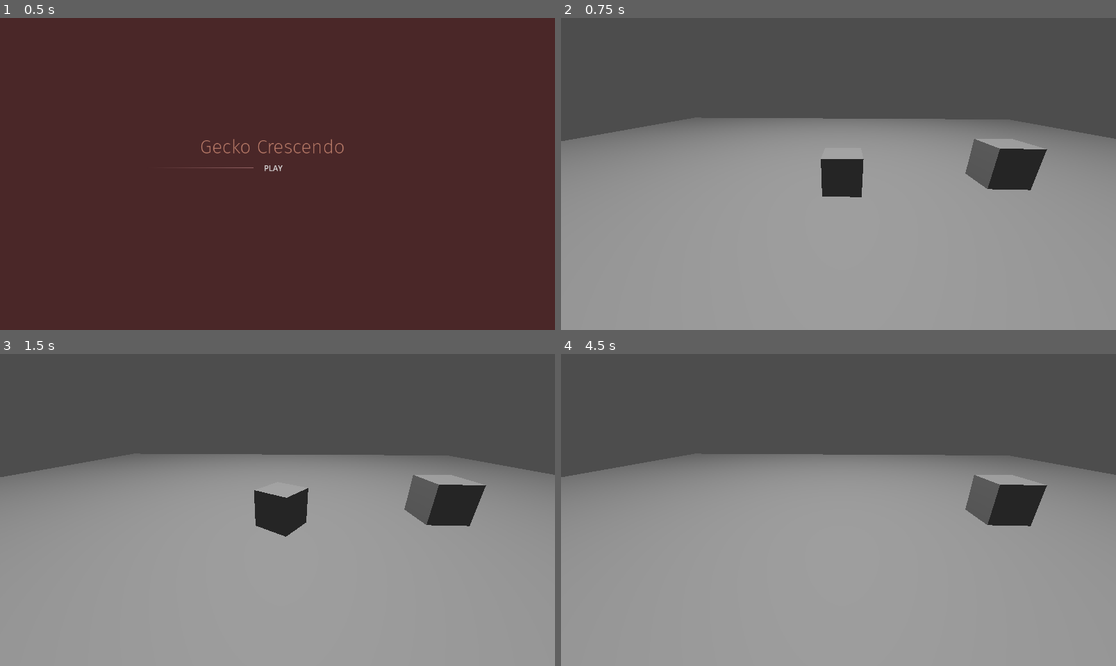
Above: before the commit, frames 1-4 (two rows, left to right).
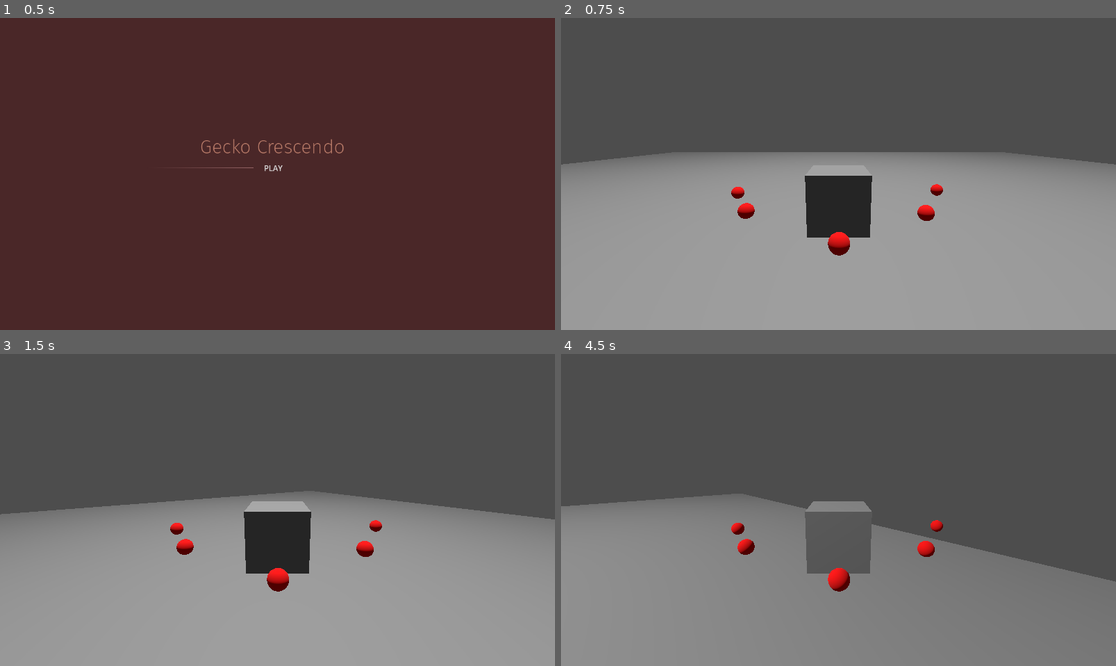
Above: after the commit, the same moments.

Repository: b10-jvz/GMTK-Game-Jam-2024
Game: Godot game, scene res://scenes/menus/home.tscn
The game is run twice, just before and just after one commit, with the same random seed, the same clock (stepped at 60 frames per second) and the same inputs.
Inputs:
- Up to frame 1 (0.5 s): no input
- Up to frame 2 (0.75 s): click "PLAY" at 0.5 s
- Up to frame 3 (1.5 s): tap Enter (ui_accept) at 1.25, 1.35 s; hold Right (ui_right) from 1.28 s (still down)
- Up to frame 4 (4.5 s): tap Enter (ui_accept) at 1.52, 1.82, 2.1, 2.27, 2.57, 2.85, 3.6, 3.77, 4.07, 4.35 s; release Right (ui_right) at 2.03 s; hold Down (ui_down) 2.03-2.78 s; hold Right (ui_right) 2.78-3.53 s; hold Up (ui_up) 3.53-4.28 s; hold Left (ui_left) from 4.28 s (still down)

Frame 1 is identical in both runs. In frame 2, 15% of the frame differs, in the area x 0-100%, y 32-77%; in frame 3, 19%; in frame 4, 47%, in the area x 0-100%, y 32-100%.

Commit message:
add follow nodes AND JUMP BUTTON

Diff:
--- a/gekkocrescsendo/FancyPlayer.tscn
+++ b/gekkocrescsendo/FancyPlayer.tscn
@@ -1,10 +1,21 @@
-[gd_scene load_steps=4 format=3 uid="uid://6fmg8wklvy1t"]
+[gd_scene load_steps=7 format=3 uid="uid://6fmg8wklvy1t"]
 
 [ext_resource type="Script" path="res://scenes/levels/character_body_3d.gd" id="1_sjjkj"]
 
 [sub_resource type="BoxShape3D" id="BoxShape3D_a82t6"]
 
 [sub_resource type="BoxMesh" id="BoxMesh_8tv5w"]
+
+[sub_resource type="BoxShape3D" id="BoxShape3D_4fca0"]
+size = Vector3(1.1, 1.1, 1.1)
+
+[sub_resource type="StandardMaterial3D" id="StandardMaterial3D_sng6k"]
+albedo_color = Color(1, 0, 0, 1)
+
+[sub_resource type="SphereMesh" id="SphereMesh_yc0f5"]
+material = SubResource("StandardMaterial3D_sng6k")
+radius = 0.1
+height = 0.2
 
 [node name="Player3DBody" type="CharacterBody3D"]
 script = ExtResource("1_sjjkj")
@@ -18,3 +29,46 @@
 
 [node name="Camera3D" type="Camera3D" parent="."]
 transform = Transform3D(1, 0, 0, 0, 0.981367, 0.192145, 0, -0.192145, 0.981367, 0, 1.60693, 3.46873)
+
+[node name="TouchArea" type="Area3D" parent="."]
+transform = Transform3D(1, 0, 0, 0, 1, 0, 0, 0, 1, 0, 0.5, 0)
+
+[node name="CollisionShape3D" type="CollisionShape3D" parent="TouchArea"]
+shape = SubResource("BoxShape3D_4fca0")
+
+[node name="FollowNode1" type="Node3D" parent="." groups=["FollowNodes"]]
+transform = Transform3D(1, 0, 0, 0, 1, 0, 0, 0, 1, 1.776, 0, 0)
+
+[node name="debugSphere" type="MeshInstance3D" parent="FollowNode1"]
+transform = Transform3D(1, 0, 0, 0, 1, 0, 0, 0, 1, -0.0427532, 0.640827, 0)
+mesh = SubResource("SphereMesh_yc0f5")
+
+[node name="FollowNode2" type="Node3D" parent="." groups=["FollowNodes"]]
+transform = Transform3D(1, 0, 0, 0, 1, 0, 0, 0, 1, -2.15221, 0, 0.17057)
+
+[node name="debugSphere" type="MeshInstance3D" parent="FollowNode2"]
+transform = Transform3D(1, 0, 0, 0, 1, 0, 0, 0, 1, 0.45804, 0.640827, 0)
+mesh = SubResource("SphereMesh_yc0f5")
+
+[node name="FollowNode3" type="Node3D" parent="." groups=["FollowNodes"]]
+transform = Transform3D(1, 0, 0, 0, 1, 0, 0, 0, 1, 1.09389, 0, -1.20655)
+
+[node name="debugSphere" type="MeshInstance3D" parent="FollowNode3"]
+transform = Transform3D(1, 0, 0, 0, 1, 0, 0, 0, 1, 0, 0.640827, 2.27598)
+mesh = SubResource("SphereMesh_yc0f5")
+
+[node name="FollowNode4" type="Node3D" parent="."]
+transform = Transform3D(1, 0, 0, 0, 1, 0, 0, 0, 1, -1.67814, 0, -1.21267)
+
+[node name="debugSphere" type="MeshInstance3D" parent="FollowNode4" groups=["FollowNodes"]]
+transform = Transform3D(1, 0, 0, 0, 1, 0, 0, 0, 1, 0.493056, 0.640827, 2.21163)
+mesh = SubResource("SphereMesh_yc0f5")
+
+[node name="FollowNode5" type="Node3D" parent="."]
+transform = Transform3D(1, 0, 0, 0, 1, 0, 0, 0, 1, 0.00515604, 0, -1.13123)
+
+[node name="debugSphere" type="MeshInstance3D" parent="FollowNode5" groups=["FollowNodes"]]
+transform = Transform3D(1, 0, 0, 0, 1, 0, 0, 0, 1, 0, 0.640827, 2.92307)
+mesh = SubResource("SphereMesh_yc0f5")
+
+[connection signal="body_entered" from="TouchArea" to="." method="_on_touch_area_body_entered"]
--- /dev/null
+++ b/gekkocrescsendo/friendly_gecko_body_3d.gd
@@ -0,0 +1,23 @@
+extends CharacterBody3D
+class_name FriendlyGecko
+
+const SPEED = 5.0
+const JUMP_VELOCITY = 4.5
+
+@export var targetNode : Node3D
+
+func _physics_process(delta: float) -> void:
+	if targetNode == null: return
+	# Add the gravity.
+	if not is_on_floor():
+		velocity += get_gravity() * delta
+
+	var direction := (targetNode.global_position - global_position).normalized();
+	if direction:
+		velocity.x = direction.x * SPEED
+		velocity.z = direction.z * SPEED
+	else:
+		velocity.x = move_toward(velocity.x, 0, SPEED)
+		velocity.z = move_toward(velocity.z, 0, SPEED)
+
+	move_and_slide()
--- /dev/null
+++ b/gekkocrescsendo/friendly_gecko_body_3d.tscn
@@ -0,0 +1,30 @@
+[gd_scene load_steps=6 format=3 uid="uid://cugq1jlkn13bu"]
+
+[ext_resource type="Script" path="res://friendly_gecko_body_3d.gd" id="1_336x4"]
+
+[sub_resource type="BoxShape3D" id="BoxShape3D_myhoh"]
+
+[sub_resource type="StandardMaterial3D" id="StandardMaterial3D_si7f4"]
+albedo_color = Color(0.113725, 0.176471, 0.341176, 1)
+
+[sub_resource type="BoxMesh" id="BoxMesh_kmvrd"]
+material = SubResource("StandardMaterial3D_si7f4")
+
+[sub_resource type="BoxShape3D" id="BoxShape3D_uhg1y"]
+size = Vector3(1.1, 1.1, 1.1)
+
+[node name="FriendlyGeckoBody3D" type="CharacterBody3D" groups=["friendlyBoys"]]
+script = ExtResource("1_336x4")
+
+[node name="CollisionShape3D" type="CollisionShape3D" parent="."]
+transform = Transform3D(1, 0, 0, 0, 1, 0, 0, 0, 1, 0, 0.5, 0)
+shape = SubResource("BoxShape3D_myhoh")
+
+[node name="MeshInstance3D" type="MeshInstance3D" parent="CollisionShape3D"]
+mesh = SubResource("BoxMesh_kmvrd")
+
+[node name="Area3D" type="Area3D" parent="."]
+transform = Transform3D(1, 0, 0, 0, 1, 0, 0, 0, 1, 0, 0.5, 0)
+
+[node name="CollisionShape3D" type="CollisionShape3D" parent="Area3D"]
+shape = SubResource("BoxShape3D_uhg1y")
--- a/gekkocrescsendo/project.godot
+++ b/gekkocrescsendo/project.godot
@@ -18,3 +18,42 @@
 [dotnet]
 
 project/assembly_name="GekkoCrescsendo"
+
+[filesystem]
+
+import/blender/enabled=false
+
+[input]
+
+ui_left={
+"deadzone": 0.5,
+"events": [Object(InputEventKey,"resource_local_to_scene":false,"resource_name":"","device":0,"window_id":0,"alt_pressed":false,"shift_pressed":false,"ctrl_pressed":false,"meta_pressed":false,"pressed":false,"keycode":4194319,"physical_keycode":0,"key_label":0,"unicode":0,"location":0,"echo":false,"script":null)
+, Object(InputEventJoypadButton,"resource_local_to_scene":false,"resource_name":"","device":0,"button_index":13,"pressure":0.0,"pressed":false,"script":null)
+, Object(InputEventJoypadMotion,"resource_local_to_scene":false,"resource_name":"","device":0,"axis":0,"axis_value":-1.0,"script":null)
+, Object(InputEventKey,"resource_local_to_scene":false,"resource_name":"","device":-1,"window_id":0,"alt_pressed":false,"shift_pressed":false,"ctrl_pressed":false,"meta_pressed":false,"pressed":false,"keycode":0,"physical_keycode":65,"key_label":0,"unicode":97,"location":0,"echo":false,"script":null)
+]
+}
+ui_right={
+"deadzone": 0.5,
+"events": [Object(InputEventKey,"resource_local_to_scene":false,"resource_name":"","device":0,"window_id":0,"alt_pressed":false,"shift_pressed":false,"ctrl_pressed":false,"meta_pressed":false,"pressed":false,"keycode":4194321,"physical_keycode":0,"key_label":0,"unicode":0,"location":0,"echo":false,"script":null)
+, Object(InputEventJoypadButton,"resource_local_to_scene":false,"resource_name":"","device":0,"button_index":14,"pressure":0.0,"pressed":false,"script":null)
+, Object(InputEventJoypadMotion,"resource_local_to_scene":false,"resource_name":"","device":0,"axis":0,"axis_value":1.0,"script":null)
+, Object(InputEventKey,"resource_local_to_scene":false,"resource_name":"","device":-1,"window_id":0,"alt_pressed":false,"shift_pressed":false,"ctrl_pressed":false,"meta_pressed":false,"pressed":false,"keycode":0,"physical_keycode":68,"key_label":0,"unicode":100,"location":0,"echo":false,"script":null)
+]
+}
+ui_up={
+"deadzone": 0.5,
+"events": [Object(InputEventKey,"resource_local_to_scene":false,"resource_name":"","device":0,"window_id":0,"alt_pressed":false,"shift_pressed":false,"ctrl_pressed":false,"meta_pressed":false,"pressed":false,"keycode":4194320,"physical_keycode":0,"key_label":0,"unicode":0,"location":0,"echo":false,"script":null)
+, Object(InputEventJoypadButton,"resource_local_to_scene":false,"resource_name":"","device":0,"button_index":11,"pressure":0.0,"pressed":false,"script":null)
+, Object(InputEventJoypadMotion,"resource_local_to_scene":false,"resource_name":"","device":0,"axis":1,"axis_value":-1.0,"script":null)
+, Object(InputEventKey,"resource_local_to_scene":false,"resource_name":"","device":-1,"window_id":0,"alt_pressed":false,"shift_pressed":false,"ctrl_pressed":false,"meta_pressed":false,"pressed":false,"keycode":0,"physical_keycode":87,"key_label":0,"unicode":119,"location":0,"echo":false,"script":null)
+]
+}
+ui_down={
+"deadzone": 0.5,
+"events": [Object(InputEventKey,"resource_local_to_scene":false,"resource_name":"","device":0,"window_id":0,"alt_pressed":false,"shift_pressed":false,"ctrl_pressed":false,"meta_pressed":false,"pressed":false,"keycode":4194322,"physical_keycode":0,"key_label":0,"unicode":0,"location":0,"echo":false,"script":null)
+, Object(InputEventJoypadButton,"resource_local_to_scene":false,"resource_name":"","device":0,"button_index":12,"pressure":0.0,"pressed":false,"script":null)
+, Object(InputEventJoypadMotion,"resource_local_to_scene":false,"resource_name":"","device":0,"axis":1,"axis_value":1.0,"script":null)
+, Object(InputEventKey,"resource_local_to_scene":false,"resource_name":"","device":-1,"window_id":0,"alt_pressed":false,"shift_pressed":false,"ctrl_pressed":false,"meta_pressed":false,"pressed":false,"keycode":0,"physical_keycode":83,"key_label":0,"unicode":115,"location":0,"echo":false,"script":null)
+]
+}
--- a/gekkocrescsendo/scenes/levels/canyon.tscn
+++ b/gekkocrescsendo/scenes/levels/canyon.tscn
@@ -1,7 +1,8 @@
-[gd_scene load_steps=3 format=3 uid="uid://c4ne6qqdfg0vp"]
+[gd_scene load_steps=7 format=3 uid="uid://b67mmsuoiwtwo"]
 
 [ext_resource type="Script" path="res://scenes/levels/canyon.gd" id="1_mfnee"]
 [ext_resource type="PackedScene" uid="uid://6fmg8wklvy1t" path="res://FancyPlayer.tscn" id="2_bs15a"]
+[ext_resource type="PackedScene" uid="uid://cugq1jlkn13bu" path="res://friendly_gecko_body_3d.tscn" id="2_dcqcu"]
 
 [sub_resource type="Environment" id="Environment_25ixr"]
 
@@ -9,24 +10,11 @@
 
 [sub_resource type="BoxShape3D" id="BoxShape3D_1aoop"]
 
-[sub_resource type="BoxShape3D" id="BoxShape3D_myhoh"]
-
-[sub_resource type="BoxMesh" id="BoxMesh_kmvrd"]
-
 [node name="Canyon" type="Node3D"]
 script = ExtResource("1_mfnee")
 
 [node name="WorldEnvironment" type="WorldEnvironment" parent="."]
 environment = SubResource("Environment_25ixr")
-
-[node name="Player" type="CSGBox3D" parent="."]
-transform = Transform3D(0.957365, 0, 0.288881, 0, 1, 0, -0.288881, 0, 0.957365, 0, 0.455693, 0.0785303)
-visible = false
-
-[node name="Camera3D" type="Camera3D" parent="Player"]
-transform = Transform3D(0.969325, 0.093406, -0.22734, 0, 0.924971, 0.380037, 0.245781, -0.36838, 0.896598, -1.31733, 2.23767, 4.7787)
-
-[node name="Player3DBody" parent="." instance=ExtResource("2_bs15a")]
 
 [node name="MeshInstance3D" type="MeshInstance3D" parent="."]
 transform = Transform3D(30, 0, 0, 0, 1, 0, 0, 0, 30, 0, -0.292554, 0)
@@ -42,11 +30,7 @@
 light_energy = 16.0
 omni_range = 67.272
 
-[node name="FriendlyGeckoBody3D" type="CharacterBody3D" parent="."]
-transform = Transform3D(1, 0, 0, 0, 1, 0, 0, 0, 1, 4, 1, 0)
+[node name="FriendlyGeckoBody3D" parent="." instance=ExtResource("2_dcqcu")]
+transform = Transform3D(1, 0, 0, 0, 1, 0, 0, 0, 1, 0, 0, 5.47971)
 
-[node name="CollisionShape3D" type="CollisionShape3D" parent="FriendlyGeckoBody3D"]
-shape = SubResource("BoxShape3D_myhoh")
-
-[node name="MeshInstance3D" type="MeshInstance3D" parent="FriendlyGeckoBody3D/CollisionShape3D"]
-mesh = SubResource("BoxMesh_kmvrd")
+[node name="Player3DBody" parent="." instance=ExtResource("2_bs15a")]
--- a/gekkocrescsendo/scenes/levels/character_body_3d.gd
+++ b/gekkocrescsendo/scenes/levels/character_body_3d.gd
@@ -1,6 +1,5 @@
 extends CharacterBody3D
-
-
+class_name Player
 const SPEED = 500.0
 const JUMP_VELOCITY = 4.5
 const ROTATION_SPEED = 3.0
@@ -12,8 +11,8 @@
 		velocity += get_gravity() * delta
 
 	# Handle jump.
-	#if Input.is_action_just_pressed("ui_accept") and is_on_floor():
-		#velocity.y = JUMP_VELOCITY
+	if Input.is_action_just_pressed("ui_accept") and is_on_floor():
+		velocity.y = JUMP_VELOCITY
 
 
 	if Input.is_action_pressed("ui_left"):
@@ -24,10 +23,10 @@
 		rotate_y(-ROTATION_SPEED * delta)
 
 	if Input.is_action_pressed("ui_up"):
-		velocity = global_transform.basis.z.normalized() * SPEED * delta
+		velocity = global_transform.basis.z.normalized() * SPEED * delta * -1
 
 	if Input.is_action_pressed("ui_down"):
-		velocity = global_transform.basis.z.normalized() * -1 * SPEED * delta
+		velocity = global_transform.basis.z.normalized() * SPEED * delta
 
 	if !Input.is_action_pressed("ui_up") and !Input.is_action_pressed("ui_down"):
 		velocity.x = move_toward(velocity.x, 0, SPEED)
@@ -38,3 +37,10 @@
 		#velocity.z = move_toward(velocity.z, 0, SPEED)
 
 	move_and_slide()
+
+
+func _on_touch_area_body_entered(body: Node3D) -> void:
+	if body is FriendlyGecko:
+		body.targetNode = $FollowNode1
+		print(body.name + " touched me, hees following ME")
+	pass # Replace with function body.
